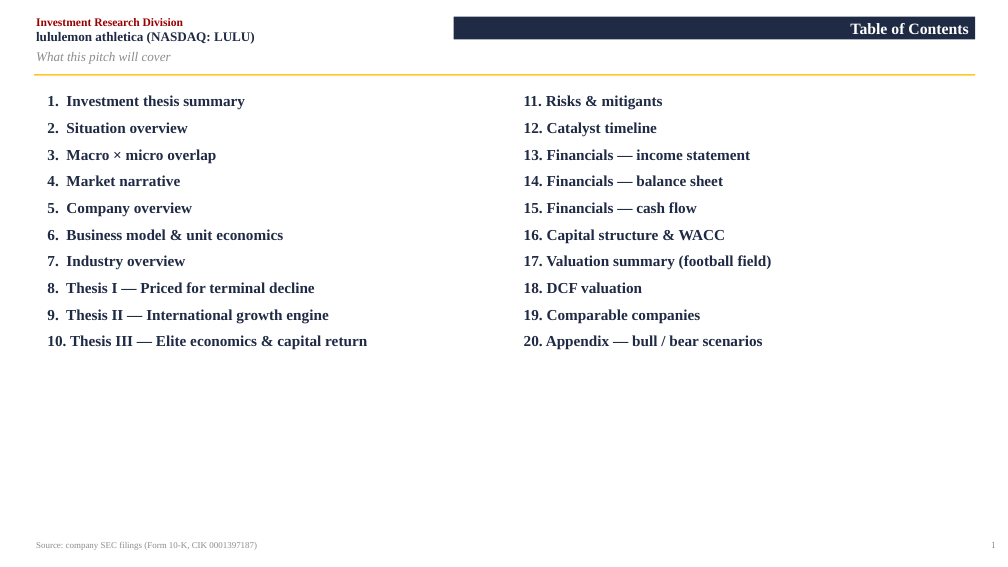
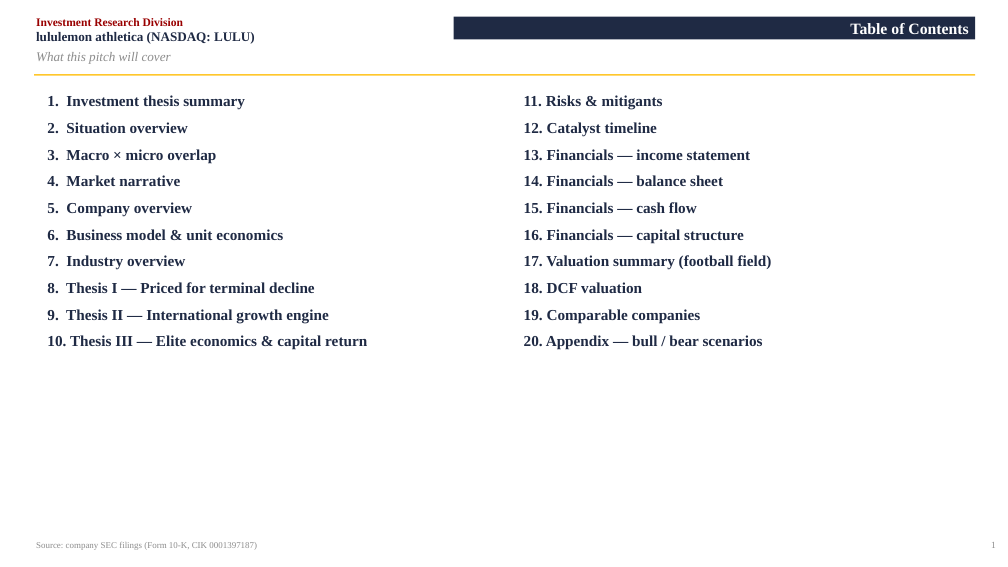
Before and after one commit to vengeanceaiUSC/RM, a slide deck: slide 2 of LULU/LULU_Investment_Pitch_Deck.pptx. Drawn at 1008x567 pixels with LibreOffice and Linux fonts; fonts in the diff are those of the drawing. Boxes give left, top, right and bottom in pixels: in the first picture for what was removed or moved away, otherwise in the second. Text is boxed around its words. In the diff, an @@ line names an element or a change of style, - is before the commit and + after.

```diff
--- a/LULU/LULU_Investment_Pitch_Deck.pptx
+++ b/LULU/LULU_Investment_Pitch_Deck.pptx
@@ text at [524, 229, 744, 244]: text changed @@
-16. Capital structure & WACC
+16. Financials — capital structure
```
Also in this commit, not shown: 1 other slide changed, 5 other files.
